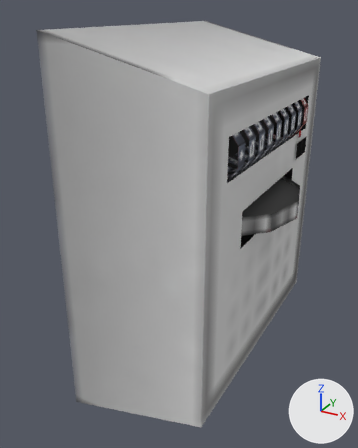
Before and after pictures for a commit that changed the OBJ model assets/eln/model/EnergyMeter/EnergyMeter.obj.
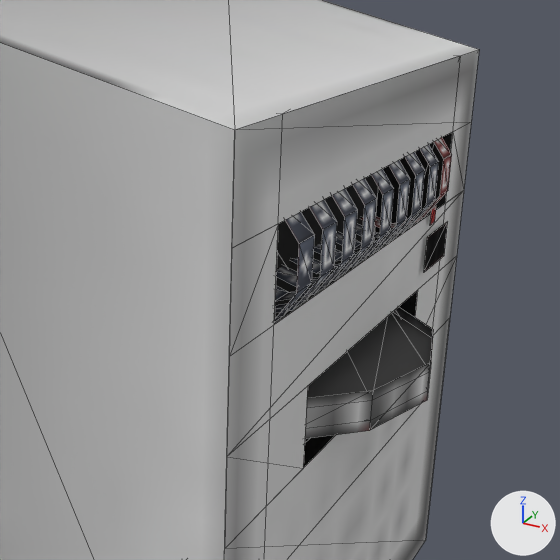
Each version appears first whole from a 50 mm camera at (0.496, -0.768, 0.341) aimed at (0.096, -0.041, -0.023), and next in a close-up on the part from 28% to 100% of the width and 8% to 65% of the height. The lights are fixed; the arrows at lower right show +X, +Y and +Z. The close-ups show mesh edges as thin lines. Where no turn or scale is listed for an object, it has been applied to the vertices.

Objects in the first close-up: 'Base', 'NumberWheel0', 'NumberWheel1', 'NumberWheel2', 'NumberWheel3', 'NumberWheel4', 'NumberWheel5', 'NumberWheel6', 'NumberWheel7', 'PowerDisk', 'SignWheel', 'TextMJ'.
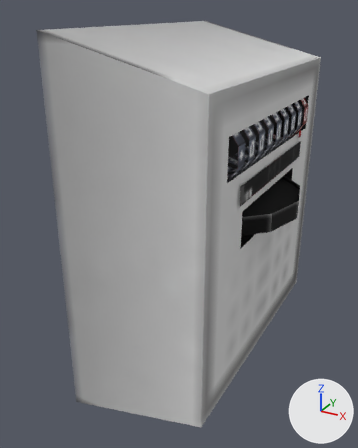
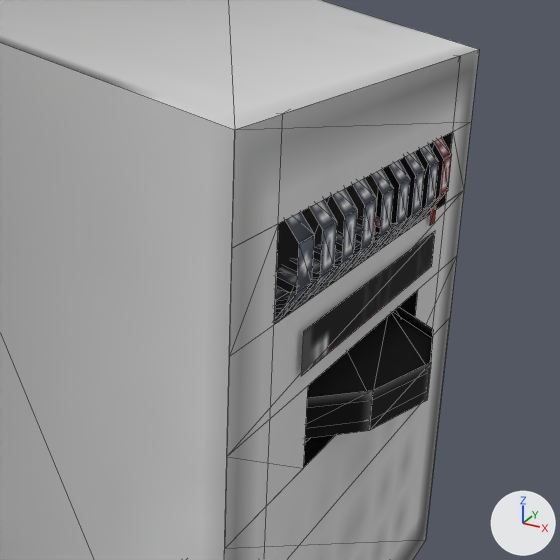
Commit message: New 3D model ("AdvancedEnergyMeter"). Minor corrections on "EnergyMeter".

The edits, one by one:
me_powerdisk has 48 vertices, 44 faces and spans x 0.0..0.3, y -0.15..0.15, z 0.016..0.047.
me_powerdisk is used by ob_powerdisk; location (0.0, 0.0, 0.0).
me_powerdisk part 1: texture (UV) coordinates of 44 of 44 faces, centred in x 0.007..0.293, y -0.143..0.143, z 0.023..0.039, changed; they spanned u 0.39..0.5, v 0.0..0.09 and now span u 0.06..0.12, v 0.03..0.19.
me_textkj has 4 vertices, 2 faces and spans x 0.2539, y 0.125..0.1875, z 0.0781..0.1094.
me_textkj is used by ob_textkj; location (0.0, 0.0, 0.0).
Part 2, on me_textkj:
Vertex 0 of me_textkj moves from (0.2539, 0.1875, 0.0781) at pixel (444, 255) to (0.2539, 0.1488, 0.0781) at pixel (431, 266).
Vertex 1 of me_textkj moves from (0.2539, 0.125, 0.0781) at pixel (423, 272) to (0.2539, -0.148, 0.0781) at pixel (301, 376).
Vertex 2 of me_textkj moves from (0.2539, 0.1875, 0.1094) at pixel (447, 221) to (0.2539, 0.1488, 0.1094) at pixel (435, 230).
Vertex 3 of me_textkj moves from (0.2539, 0.125, 0.1094) at pixel (427, 237) to (0.2539, -0.148, 0.1094) at pixel (303, 331).
Object 'TextMJ' (ob_textmj) is deleted.

Where the change shows, as pixel boxes [x1, y1, x2, y2] in the close-ups (560 x 560 px):
'TextkJ', reshaped (not visible before)
    after: [301, 232, 435, 376]
'TextMJ', deleted (black)
    before: [424, 222, 448, 272]
part 1 of me_powerdisk, surface changed (grey to black)
    both: [305, 307, 433, 439]
